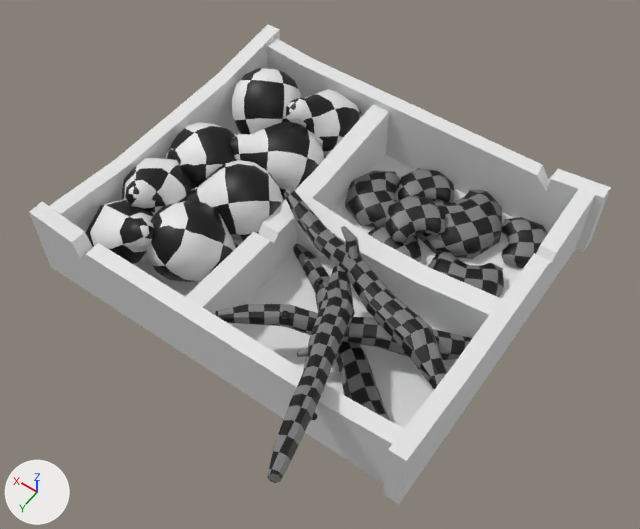
Before and after pictures for a commit that changed the Blender file Model/Seeds.blend.
Both versions are drawn from a camera (50 mm lens) standing at (-3.96, 5.61, 8.57) and looking at (-0.31, 0.51, 0.55). The lights are fixed; the arrows at lower left show +X, +Y and +Z. The picture after the commit comes second.

The scene before the commit, as lines of its bpy script (objects in view):
```python
me_boxshape = bpy.data.meshes.new('BoxShape')
me_boxshape.from_pydata(...)  # 98 vertices, 51 faces; spans x -2.6..2.6, y -2.2..2.2, z -0.02..1.01
me_boxshape.polygons.foreach_set('use_smooth', [True] * 51)
me_fruitsshape = bpy.data.meshes.new('FruitsShape')
me_fruitsshape.from_pydata(...)  # 592 vertices, 576 faces; spans x -0.56..0.56, y -1.98..1.98, z -1.15..1.15
me_fruitsshape.materials.append(mat_base_001)
me_rootsshape = bpy.data.meshes.new('RootsShape')
me_rootsshape.from_pydata(...)  # 480 vertices, 424 faces; spans x -1.92..1.92, y -0.9..0.9, z -1.42..1.42
me_rootsshape.polygons.foreach_set('use_smooth', [True] * 424)
me_rootsshape.materials.append(mat_base_002)
me_seedsshape = bpy.data.meshes.new('SeedsShape')
me_seedsshape.from_pydata(...)  # 298 vertices, 264 faces; spans x -0.84..1.79, y -1.04..0.76, z 0.0..0.5
me_seedsshape.polygons.foreach_set('use_smooth', [True] * 264)
me_seedsshape.materials.append(mat_base)
ob_box = bpy.data.objects.new('Box', me_boxshape)
ob_box.location = (0.0, 0.0, 0.0)
ob_fruits = bpy.data.objects.new('Fruits', me_fruitsshape)
ob_fruits.location = (1.46, -0.02, 0.55)
ob_fruits.rotation_euler = (0.299, 1.571, 0.0)  # degrees (17, 90, 0)
ob_roots = bpy.data.objects.new('Roots', me_rootsshape)
ob_roots.location = (-1.24, 1.42, 0.61)
ob_roots.rotation_euler = (4.889, -0.225, -4.304)  # degrees (280, -13, -247)
ob_seeds = bpy.data.objects.new('Seeds', me_seedsshape)
ob_seeds.location = (-1.45, -0.91, 0.0)
```
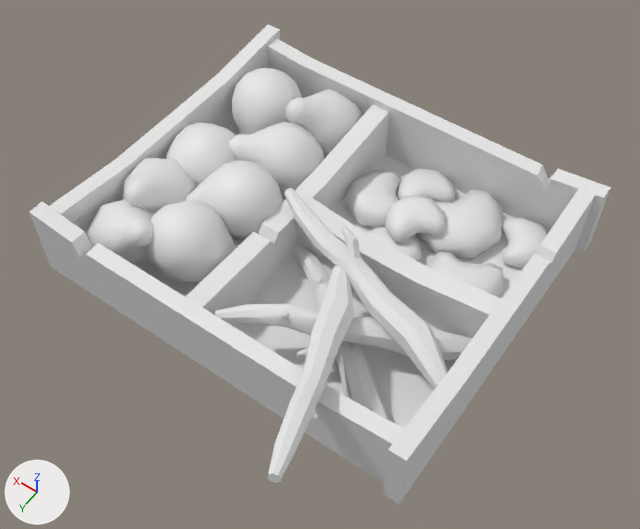
What the commit changed:
me_seedsshape has 298 vertices, 264 faces and spans x -0.84..1.79, y -1.04..0.76, z 0.0..0.5.
me_seedsshape no longer uses material mat_base.
me_fruitsshape has 592 vertices, 576 faces and spans x -0.56..0.56, y -1.98..1.98, z -1.15..1.15.
me_fruitsshape no longer uses material mat_base_001.
me_rootsshape has 480 vertices, 424 faces and spans x -1.92..1.92, y -0.9..0.9, z -1.42..1.42.
me_rootsshape no longer uses material mat_base_002.

Changed parts and their boxes (x1, y1, x2, y2) in the pictures (640 x 529 px):
'Fruits', recoloured (black to white): (86, 68, 361, 282) in both
'Roots', recoloured (grey to white): (215, 188, 472, 483) in both
'Seeds', recoloured (grey to white): (345, 168, 548, 297) in both
